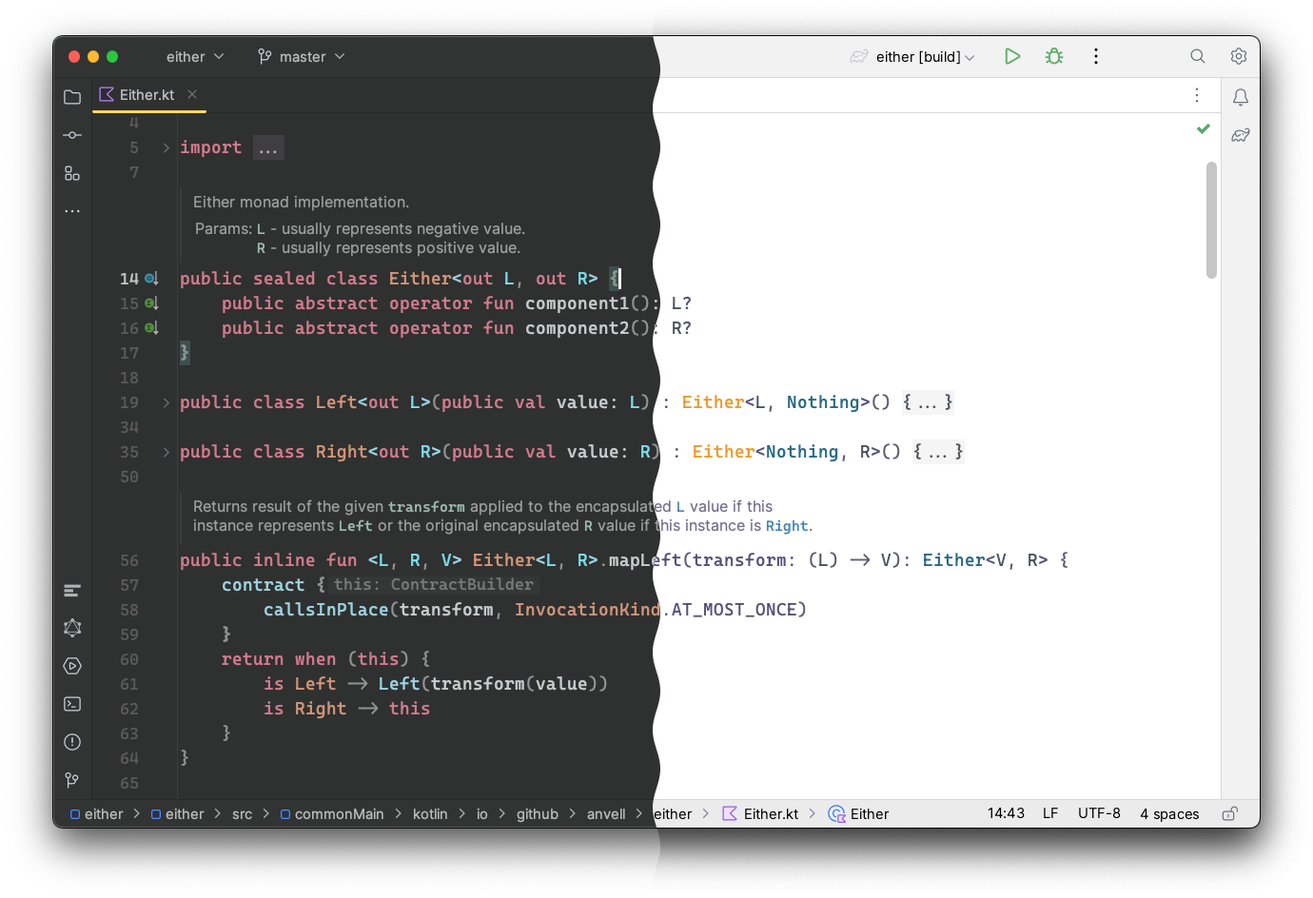
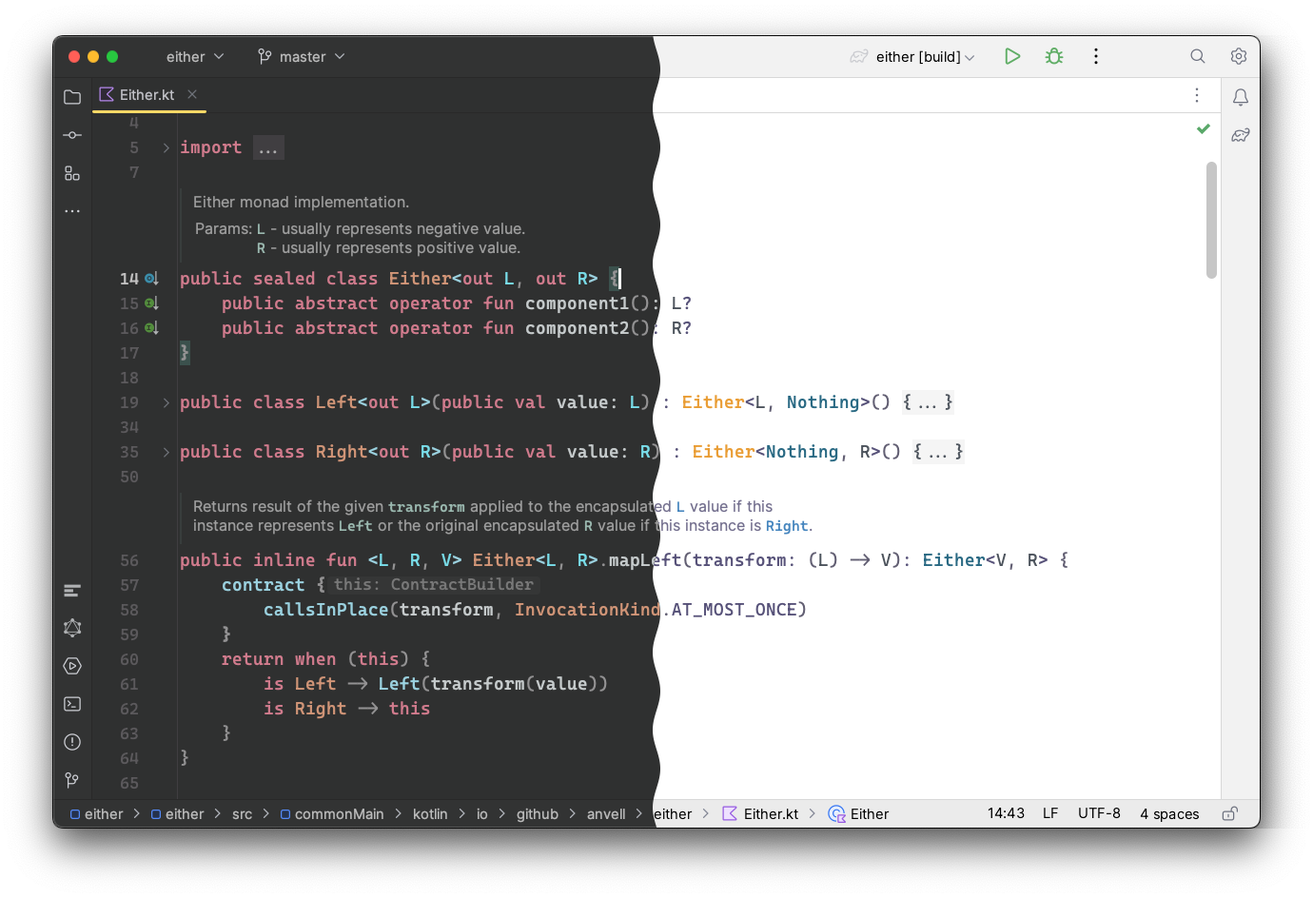
Layered file, before and after one edit (1313x898). Changes by layer:
painted on "Background" (1st of 2) over (x1=652, y1=6, x2=1306, y2=892)
painted on "Background" (2nd of 2) over (x1=652, y1=6, x2=1306, y2=892)
